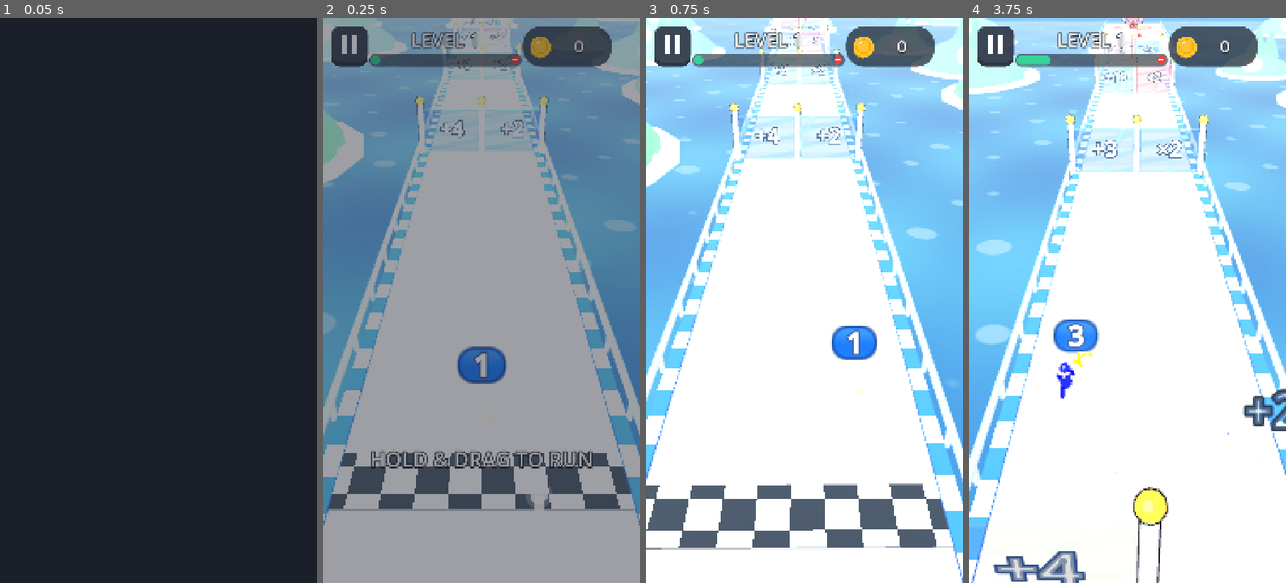
Above: before the commit, frames 1-4 (left to right).
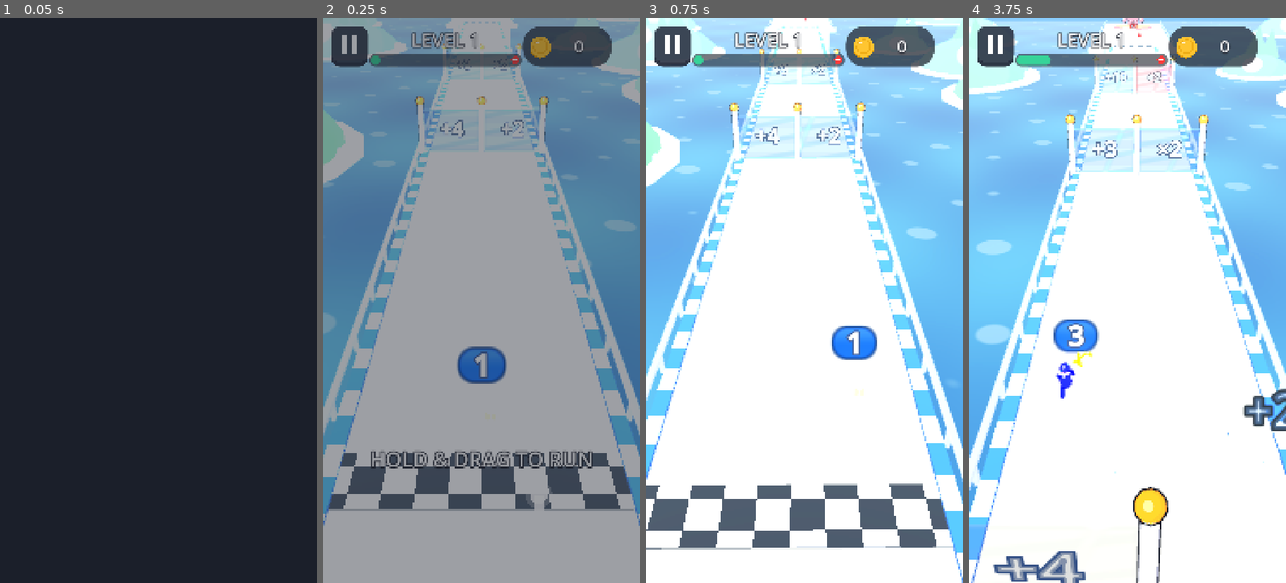
Above: after the commit, the same moments.

Repository: UNKNOWNFORTIME/offline-games-
Game: Godot game, scene res://games/crowd_rush/crowd_rush.tscn
Two runs of this game, one before a commit and one after it. Both use one fixed random seed, a clock stepped at 60 frames per second and the inputs below. This scene is started directly instead of the project's main scene.
Inputs (mouse positions are in pixels of both pictures, inside the frame that each line leads up to):
- Up to frame 1 (0.05 s): no input
- Up to frame 2 (0.25 s): no input
- Up to frame 3 (0.75 s): tap Enter at 0.5 s; move the mouse to (874, 272) at 0.52 s; hold Right from 0.53 s (still down); click (874, 272) at 0.67 s
- Up to frame 4 (3.75 s): tap Space at 0.77 s; release Right at 1.25 s; drag from (1064, 328) to (1111, 413) at 1.27 s; move the mouse to (1159, 176) at 2.02 s; hold Right 2.03-2.75 s; drag from (1111, 413) to (1032, 215) at 2.77 s; move the mouse to (1222, 385) at 3.52 s; hold Left from 3.53 s (still down)

Frame 1 is identical in both runs. In frame 2, 0.1% of the frame differs, in the area x 30-71%, y 0-16%; in frame 3, 0.4%; in frame 4, 0.8%, in the area x 30-76%, y 2-91%.

Commit message:
Perf + visuals pass from CI telemetry
- Draw calls: gate posts/caps baked into one mesh (shared MeshBaker, also
  used by traffic), distance culling for gates, obstacles, skater pickups
- Last Barricade: higher camera + barricade moved back so the road is
  visible, star-shaped soft additive muzzle flash (was a solid square),
  lighter forest fog

Co-Authored-By: Claude Opus 5.5 <noreply@anthropic.com>
Claude-Session: https://claude.ai/code/session_01XRksMRH1aqbuB9a9593BSs

Diff:
--- a/core/env_builder.gd
+++ b/core/env_builder.gd
@@ -23,8 +23,8 @@
 			sky_mat.sky_horizon_color = Color("#C9D6CC")
 			sky_mat.ground_horizon_color = Color("#C9D6CC")
 			sky_mat.ground_bottom_color = Palette.FOREST
-			fog_color = Color("#B9C7BE")
-			fog_density = 0.02
+			fog_color = Color("#A9BAAE")
+			fog_density = 0.011
 			light.light_color = Color("#F3F1E4")
 		_:
 			sky_mat.sky_top_color = Color("#3E9BF0")
--- /dev/null
+++ b/core/mesh_baker.gd
@@ -0,0 +1,55 @@
+class_name MeshBaker
+extends RefCounted
+## Bakes a tree of MeshInstance3D(PrimitiveMesh + Toon material) into ONE
+## ArrayMesh with per-part vertex colors -> 1 draw call. Use with
+## [method material] (toon shader reading vertex colors).
+
+static var _mats: Dictionary = {}
+
+
+static func bake(root: Node3D) -> ArrayMesh:
+	var st := SurfaceTool.new()
+	st.begin(Mesh.PRIMITIVE_TRIANGLES)
+	_bake_node(st, root, Transform3D.IDENTITY)
+	st.index()
+	return st.commit()
+
+
+## Shared vertex-color toon material (optional outline on High quality).
+static func material(outline_width: float = 0.0) -> ShaderMaterial:
+	var key: String = "%.3f|%s" % [outline_width, str(Settings.outlines_enabled())]
+	if _mats.has(key):
+		return _mats[key]
+	var m: ShaderMaterial = Toon.unique(Color.WHITE, outline_width, 0.4)
+	m.set_shader_parameter("use_vertex_color", true)
+	_mats[key] = m
+	return m
+
+
+static func _bake_node(st: SurfaceTool, node: Node, parent_xf: Transform3D) -> void:
+	for child: Node in node.get_children():
+		var n3: Node3D = child as Node3D
+		if n3 == null:
+			continue
+		var xf: Transform3D = parent_xf * n3.transform
+		var mi: MeshInstance3D = n3 as MeshInstance3D
+		if mi != null and mi.mesh is PrimitiveMesh:
+			var col: Color = Color.WHITE
+			var sm: ShaderMaterial = mi.material_override as ShaderMaterial
+			if sm != null:
+				var bc: Variant = sm.get_shader_parameter("base_color")
+				if bc != null:
+					col = bc
+				var es: Variant = sm.get_shader_parameter("emission_strength")
+				if es != null and float(es) > 0.0:
+					col = col.lightened(0.35)
+			var arrays: Array = (mi.mesh as PrimitiveMesh).get_mesh_arrays()
+			var verts: PackedVector3Array = arrays[Mesh.ARRAY_VERTEX]
+			var normals: PackedVector3Array = arrays[Mesh.ARRAY_NORMAL]
+			var indices: PackedInt32Array = arrays[Mesh.ARRAY_INDEX]
+			var nb: Basis = xf.basis.inverse().transposed()
+			for idx: int in indices:
+				st.set_color(col)
+				st.set_normal((nb * normals[idx]).normalized())
+				st.add_vertex(xf * verts[idx])
+		_bake_node(st, n3, xf)
--- a/core/toon.gd
+++ b/core/toon.gd
@@ -68,6 +68,18 @@
 	return base.lerp(Color(0.62, 0.6, 0.85), 1.0 - hsv_s)
 
 
+## Hides every mesh under `node` beyond `dist` meters from the camera
+## (GPU-free culling of far props that fog would hide anyway).
+static func limit_range(node: Node, dist: float) -> void:
+	if node is GeometryInstance3D:
+		var g: GeometryInstance3D = node as GeometryInstance3D
+		g.visibility_range_end = dist
+		g.visibility_range_end_margin = 4.0
+		g.visibility_range_fade_mode = GeometryInstance3D.VISIBILITY_RANGE_FADE_DISABLED
+	for c: Node in node.get_children():
+		limit_range(c, dist)
+
+
 ## Call after quality changes so cached materials pick up outline state.
 static func clear_cache() -> void:
 	_cache.clear()
--- a/games/crowd_rush/crowd_rush.gd
+++ b/games/crowd_rush/crowd_rush.gd
@@ -67,6 +67,7 @@
 		add_child(gp)
 		gp.build(-float(gd["d"]), str(gd["left"]), str(gd["right"]), gate_half)
 		gates.append(gp)
+		Toon.limit_range(gp, 75.0)
 	var oi: int = 0
 	for o: Variant in level.get("obstacles", []):
 		var od: Dictionary = o
@@ -74,6 +75,7 @@
 		add_child(ob)
 		ob.build(CrowdObstacle.kind_from_string(str(od["type"])), -float(od["d"]), CrowdTrack.HALF_WIDTH, level_num * 31 + oi)
 		obstacles.append(ob)
+		Toon.limit_range(ob, 70.0)
 		oi += 1
 
 	crowd = CrowdSwarm.new()
--- a/games/crowd_rush/gate_pair.gd
+++ b/games/crowd_rush/gate_pair.gd
@@ -14,6 +14,8 @@
 var _labels: Array[Label3D] = []
 var _mats: Array[ShaderMaterial] = []
 var _half_w: float = 4.0
+static var _post_mesh_cache: ArrayMesh = null
+static var _post_cache_w: float = -1.0
 
 
 func build(p_z: float, left_op: String, right_op: String, half_width: float) -> void:
@@ -60,32 +62,41 @@
 		add_child(l)
 		_labels.append(l)
 
-	# Posts + top beam (shared cached materials).
+	# Posts + gold caps, baked into ONE mesh (1 draw call per gate).
+	var tmp := Node3D.new()
 	var post_mesh := CylinderMesh.new()
 	post_mesh.top_radius = 0.16
 	post_mesh.bottom_radius = 0.18
 	post_mesh.height = POST_HEIGHT
 	post_mesh.radial_segments = 10
 	post_mesh.rings = 1
-	var post_mat: ShaderMaterial = Toon.mat(Palette.WHITE, 0.035, 0.3)
+	var cap_mesh := SphereMesh.new()
+	cap_mesh.radius = 0.26
+	cap_mesh.height = 0.52
+	cap_mesh.radial_segments = 10
+	cap_mesh.rings = 5
+	var post_mat: ShaderMaterial = Toon.mat(Palette.WHITE, 0.0, 0.3)
+	var cap_mat: ShaderMaterial = Toon.mat(Palette.GOLD, 0.0, 0.5)
 	for px: float in [-half_width, 0.0, half_width]:
 		var p := MeshInstance3D.new()
 		p.mesh = post_mesh
 		p.material_override = post_mat
 		p.position = Vector3(px, POST_HEIGHT * 0.5, 0)
-		p.cast_shadow = GeometryInstance3D.SHADOW_CASTING_SETTING_OFF
-		add_child(p)
+		tmp.add_child(p)
 		var cap := MeshInstance3D.new()
-		var cap_mesh := SphereMesh.new()
-		cap_mesh.radius = 0.26
-		cap_mesh.height = 0.52
-		cap_mesh.radial_segments = 10
-		cap_mesh.rings = 5
 		cap.mesh = cap_mesh
-		cap.material_override = Toon.mat(Palette.GOLD, 0.03, 0.5)
+		cap.material_override = cap_mat
 		cap.position = Vector3(px, POST_HEIGHT + 0.05, 0)
-		cap.cast_shadow = GeometryInstance3D.SHADOW_CASTING_SETTING_OFF
-		add_child(cap)
+		tmp.add_child(cap)
+	if _post_mesh_cache == null or not is_equal_approx(_post_cache_w, half_width):
+		_post_mesh_cache = MeshBaker.bake(tmp)
+		_post_cache_w = half_width
+	tmp.free()
+	var posts := MeshInstance3D.new()
+	posts.mesh = _post_mesh_cache
+	posts.material_override = MeshBaker.material(0.035)
+	posts.cast_shadow = GeometryInstance3D.SHADOW_CASTING_SETTING_OFF
+	add_child(posts)
 
 
 ## side: 0 left, 1 right. Returns the new count.
--- a/games/last_barricade/last_barricade.gd
+++ b/games/last_barricade/last_barricade.gd
@@ -32,6 +32,7 @@
 var _muzzle: Vector3 = Vector3.ZERO
 var _flash_mesh: MeshInstance3D
 var _flash_light: OmniLight3D
+var _flash_mat: ShaderMaterial
 var _flash_time: float = 0.0
 var _tracers: Array[MeshInstance3D] = []
 var _tracer_life: PackedFloat32Array = PackedFloat32Array()
@@ -66,8 +67,8 @@
 	cam.near = 0.05
 	cam.far = 140.0
 	add_child(cam)
-	cam.position = Vector3(0, 1.75, 0.9)
-	cam.look_at(Vector3(0, 1.1, -30), Vector3.UP)
+	cam.position = Vector3(0, 2.3, 1.0)
+	cam.look_at(Vector3(0, 0.75, -30), Vector3.UP)
 	cam.current = true
 	_cam_base = cam.transform
 
@@ -126,16 +127,11 @@
 	cam.add_child(_view_holder)
 	_flash_mesh = MeshInstance3D.new()
 	var q := QuadMesh.new()
-	q.size = Vector2(0.32, 0.32)
+	q.size = Vector2(0.17, 0.17)
 	_flash_mesh.mesh = q
-	var fm := StandardMaterial3D.new()
-	fm.shading_mode = BaseMaterial3D.SHADING_MODE_UNSHADED
-	fm.billboard_mode = BaseMaterial3D.BILLBOARD_ENABLED
-	fm.blend_mode = BaseMaterial3D.BLEND_MODE_ADD
-	fm.albedo_color = Color(1.0, 0.8, 0.35)
-	fm.transparency = BaseMaterial3D.TRANSPARENCY_ALPHA
-	fm.no_depth_test = true
-	_flash_mesh.material_override = fm
+	_flash_mat = ShaderMaterial.new()
+	_flash_mat.shader = preload("res://shaders/muzzle_flash.gdshader")
+	_flash_mesh.material_override = _flash_mat
 	_flash_mesh.cast_shadow = GeometryInstance3D.SHADOW_CASTING_SETTING_OFF
 	_flash_mesh.visible = false
 	_view_holder.add_child(_flash_mesh)
@@ -372,7 +368,7 @@
 	# Feedback: sound, recoil, flash, shake, haptic.
 	AudioManager.play(str(ws["sfx"]), 0.08, -2.0, 0.0)
 	_recoil(float(ws["kick"]))
-	_flash_time = 0.05
+	_flash_time = minf(0.04, 0.5 / float(ws["fire_rate"]))
 	Juice.screen_shake(float(ws["shake"]), 0.12)
 	if _haptic_cd <= 0.0:
 		Haptics.light()
@@ -399,7 +395,7 @@
 	_flash_mesh.visible = on
 	if on:
 		_flash_mesh.position = _view_model.position + _view_model.basis * _muzzle if _view_model != null else Vector3.ZERO
-		_flash_mesh.rotation.z = _rng.randf() * TAU
+		_flash_mat.set_shader_parameter("spin", _rng.randf() * TAU)
 		_flash_mesh.scale = Vector3.ONE * _rng.randf_range(0.8, 1.3)
 	if _flash_light != null:
 		_flash_light.position = _flash_mesh.position
--- a/games/last_barricade/world.gd
+++ b/games/last_barricade/world.gd
@@ -3,7 +3,7 @@
 ## Forest dirt road with tall pines, a rocky cliff on the left, drifting
 ## ground mist and the wooden barricade the player defends.
 
-const BARRICADE_Z: float = -1.7
+const BARRICADE_Z: float = -2.6
 
 var planks: Node3D
 
--- a/games/overtake/vehicles.gd
+++ b/games/overtake/vehicles.gd
@@ -161,8 +161,8 @@
 	return m
 
 
+
 static var _baked: Dictionary = {}
-static var _baked_mat: ShaderMaterial = null
 
 
 ## Traffic vehicle as ONE mesh (vertex colors per part) -> 1 draw call.
@@ -172,45 +172,11 @@
 	if _baked.has(key):
 		return _baked[key]
 	var root: Node3D = traffic(kind, color)
-	var st := SurfaceTool.new()
-	st.begin(Mesh.PRIMITIVE_TRIANGLES)
-	_bake_node(st, root, Transform3D.IDENTITY)
-	st.index()
-	var info: Dictionary = {"mesh": st.commit(), "half_len": float(root.get_meta("half_len")), "half_w": float(root.get_meta("half_w"))}
+	var info: Dictionary = {"mesh": MeshBaker.bake(root), "half_len": float(root.get_meta("half_len")), "half_w": float(root.get_meta("half_w"))}
 	root.free()
 	_baked[key] = info
 	return info
 
 
 static func baked_material() -> ShaderMaterial:
-	if _baked_mat == null:
-		_baked_mat = Toon.unique(Color.WHITE, 0.0, 0.4)
-		_baked_mat.set_shader_parameter("use_vertex_color", true)
-	return _baked_mat
-
-
-static func _bake_node(st: SurfaceTool, node: Node, parent_xf: Transform3D) -> void:
-	for child: Node in node.get_children():
-		var n3: Node3D = child as Node3D
-		if n3 == null:
-			continue
-		var xf: Transform3D = parent_xf * n3.transform
-		var mi: MeshInstance3D = n3 as MeshInstance3D
-		if mi != null and mi.mesh is PrimitiveMesh:
-			var col: Color = Color.WHITE
-			var sm: ShaderMaterial = mi.material_override as ShaderMaterial
-			if sm != null:
-				col = sm.get_shader_parameter("base_color")
-				var es: Variant = sm.get_shader_parameter("emission_strength")
-				if es != null and float(es) > 0.0:
-					col = col.lightened(0.35)
-			var arrays: Array = (mi.mesh as PrimitiveMesh).get_mesh_arrays()
-			var verts: PackedVector3Array = arrays[Mesh.ARRAY_VERTEX]
-			var normals: PackedVector3Array = arrays[Mesh.ARRAY_NORMAL]
-			var indices: PackedInt32Array = arrays[Mesh.ARRAY_INDEX]
-			var nb: Basis = xf.basis.inverse().transposed()
-			for idx: int in indices:
-				st.set_color(col)
-				st.set_normal((nb * normals[idx]).normalized())
-				st.add_vertex(xf * verts[idx])
-		_bake_node(st, n3, xf)
+	return MeshBaker.material(0.0)
--- a/games/stack_skater/world.gd
+++ b/games/stack_skater/world.gd
@@ -124,12 +124,14 @@
 				l.position = Vector3(0, 0.75 + hgt + 0.35, 0)
 				l.cast_shadow = GeometryInstance3D.SHADOW_CASTING_SETTING_OFF
 				root.add_child(l)
+				Toon.limit_range(root, 60.0)
 				pickups.append({"node": root, "x": float(fd["x"]), "z": fz, "amount": amount, "taken": false})
 			"gate":
 				var gp := GatePair.new()
 				add_child(gp)
 				gp.build(fz, str(fd["left"]), str(fd["right"]), HALF - 0.05)
 				gates.append(gp)
+				Toon.limit_range(gp, 70.0)
 			"spikes":
 				var side: float = float(fd["side"])
 				var inner: float = float(fd["inner"])
--- /dev/null
+++ b/shaders/muzzle_flash.gdshader
@@ -0,0 +1,26 @@
+shader_type spatial;
+// Star-shaped additive muzzle flash (billboard), soft radial falloff.
+render_mode unshaded, blend_add, depth_draw_never, depth_test_disabled, cull_disabled, shadows_disabled, fog_disabled;
+
+uniform vec4 color : source_color = vec4(1.0, 0.72, 0.3, 1.0);
+uniform float spin = 0.0;
+
+void vertex() {
+	MODELVIEW_MATRIX = VIEW_MATRIX * mat4(INV_VIEW_MATRIX[0], INV_VIEW_MATRIX[1], INV_VIEW_MATRIX[2], MODEL_MATRIX[3]);
+	MODELVIEW_MATRIX = MODELVIEW_MATRIX * mat4(
+			vec4(length(MODEL_MATRIX[0].xyz), 0.0, 0.0, 0.0),
+			vec4(0.0, length(MODEL_MATRIX[1].xyz), 0.0, 0.0),
+			vec4(0.0, 0.0, length(MODEL_MATRIX[2].xyz), 0.0),
+			vec4(0.0, 0.0, 0.0, 1.0));
+}
+
+void fragment() {
+	vec2 p = UV - 0.5;
+	float r = length(p) * 2.0;
+	float a = atan(p.y, p.x) + spin;
+	float star = 0.35 + 0.65 * pow(abs(cos(a * 2.5)), 8.0);
+	float m = smoothstep(star, 0.0, r);
+	float core = smoothstep(0.35, 0.0, r);
+	ALBEDO = color.rgb * m + vec3(core);
+	ALPHA = m;
+}
